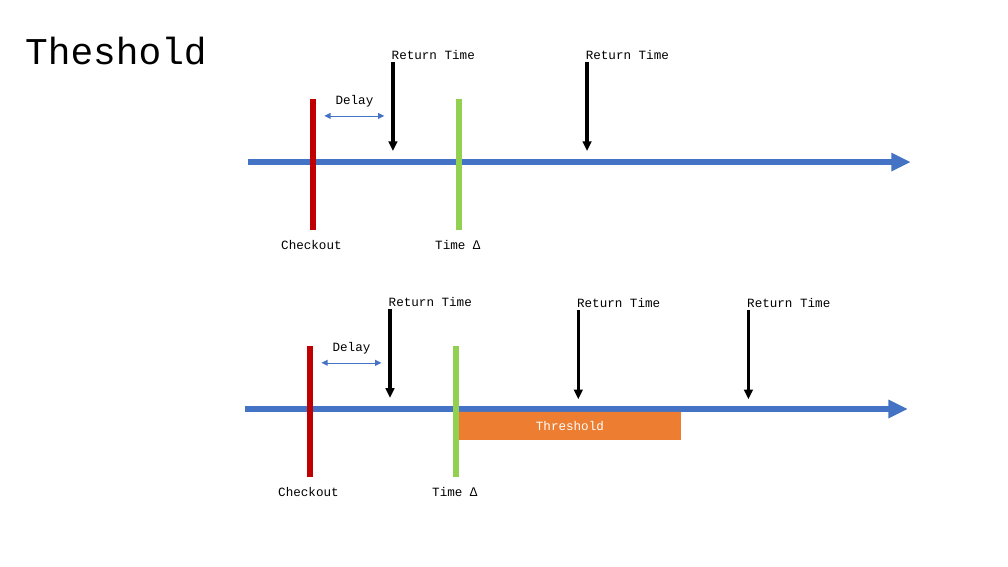
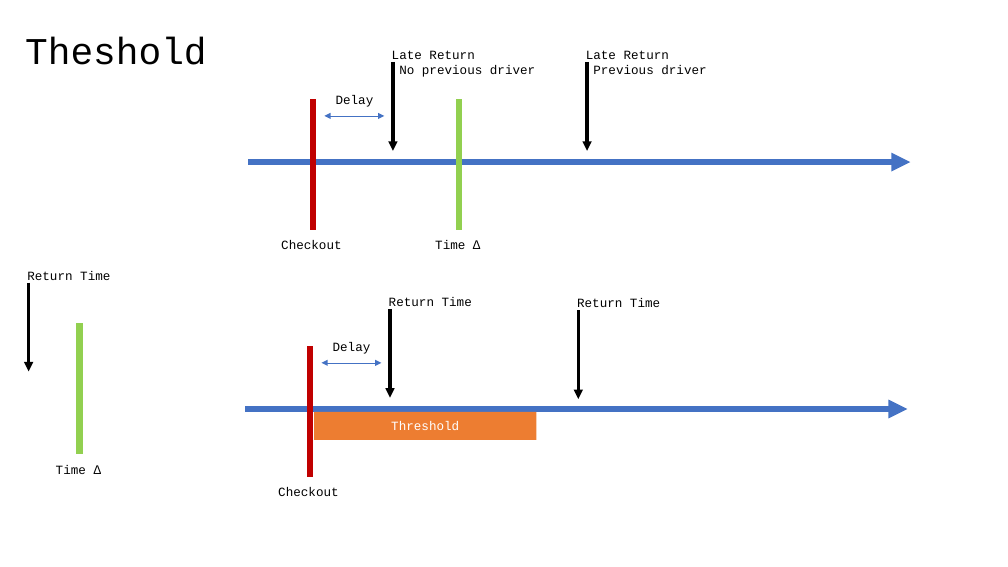
Before and after one commit to 40tude/02_Data-Science_Fullstack_march_2024, a slide deck: slide 6 of 08_deployment/99_Project_getaround/01_getaround_project.pptx (slide 5 before the commit). Drawn at 1008x567 pixels with LibreOffice and Linux fonts; fonts in the diff are those of the drawing. Boxes give left, top, right and bottom in pixels: in the first picture for what was removed or moved away, otherwise in the second. Text is boxed around its words. In the diff, an @@ line names an element or a change of style, - is before the commit and + after.

```diff
--- a/08_deployment/99_Project_getaround/01_getaround_project.pptx
+++ b/08_deployment/99_Project_getaround/01_getaround_project.pptx
@@ text at <box>392,50,535,77</box>: text changed @@
-Return Time
+Late Return
+No previous driver
@@ text at <box>586,50,706,74</box>: text changed @@
-Return Time
+Late Return
+Previous driver
@@ text "Return Time": place and size @@
-text "Return Time" at <box>747,298,830,311</box>
+text "Return Time" at <box>27,271,110,284</box>
@@ arrow moved from (749, 310) - (749, 399) to (29, 283) - (29, 371) @@
@@ line moved from (456, 346) - (456, 477) to (79, 324) - (79, 454) @@
@@ rectangle "Threshold": place and size @@
-rectangle "Threshold" at <box>459,412,681,440</box>
+rectangle "Threshold" at <box>315,412,537,440</box>
@@ text "Time ∆": place and size @@
-text "Time ∆" at <box>432,487,462,496</box>
+text "Time ∆" at <box>56,465,86,474</box>
```
Also in this commit, not shown: 1 slide added, 6 other files.
